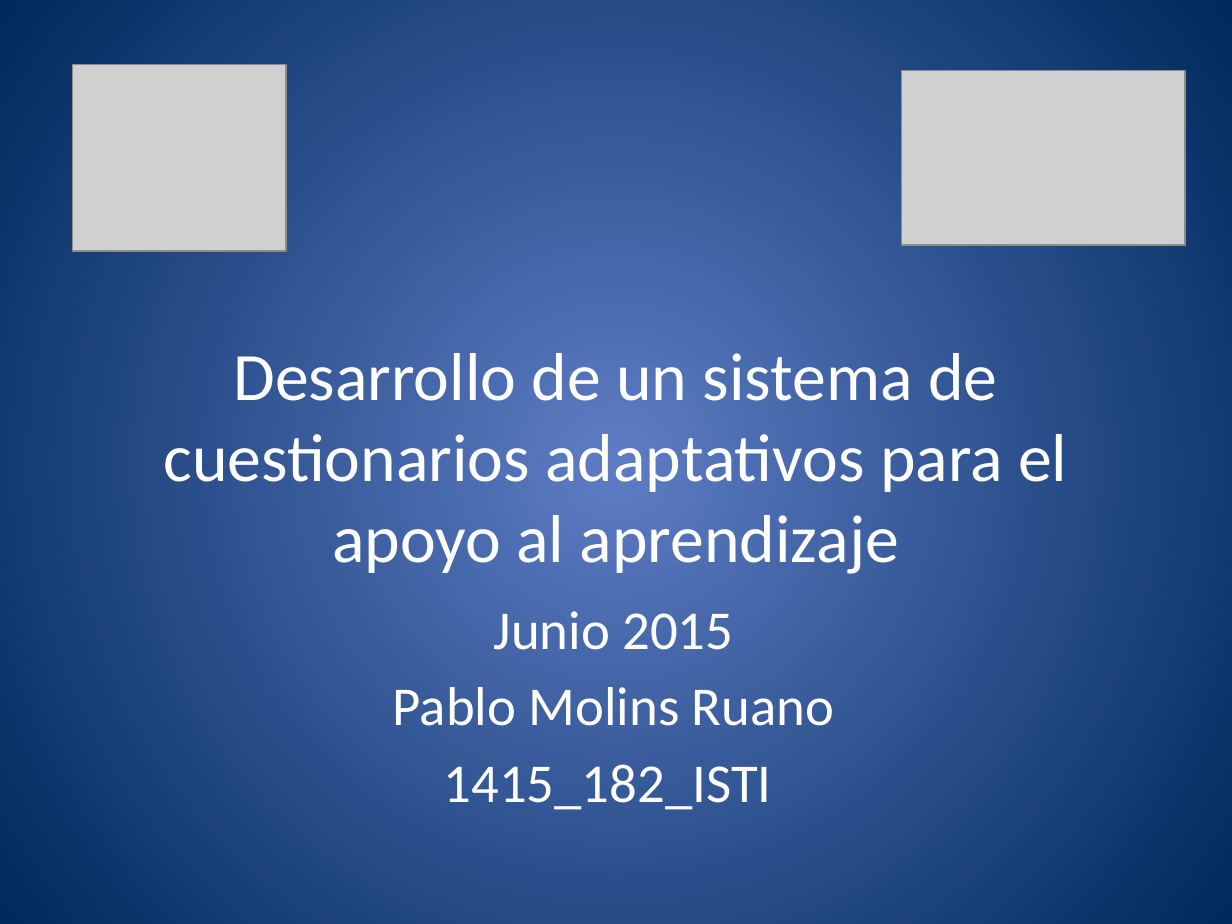
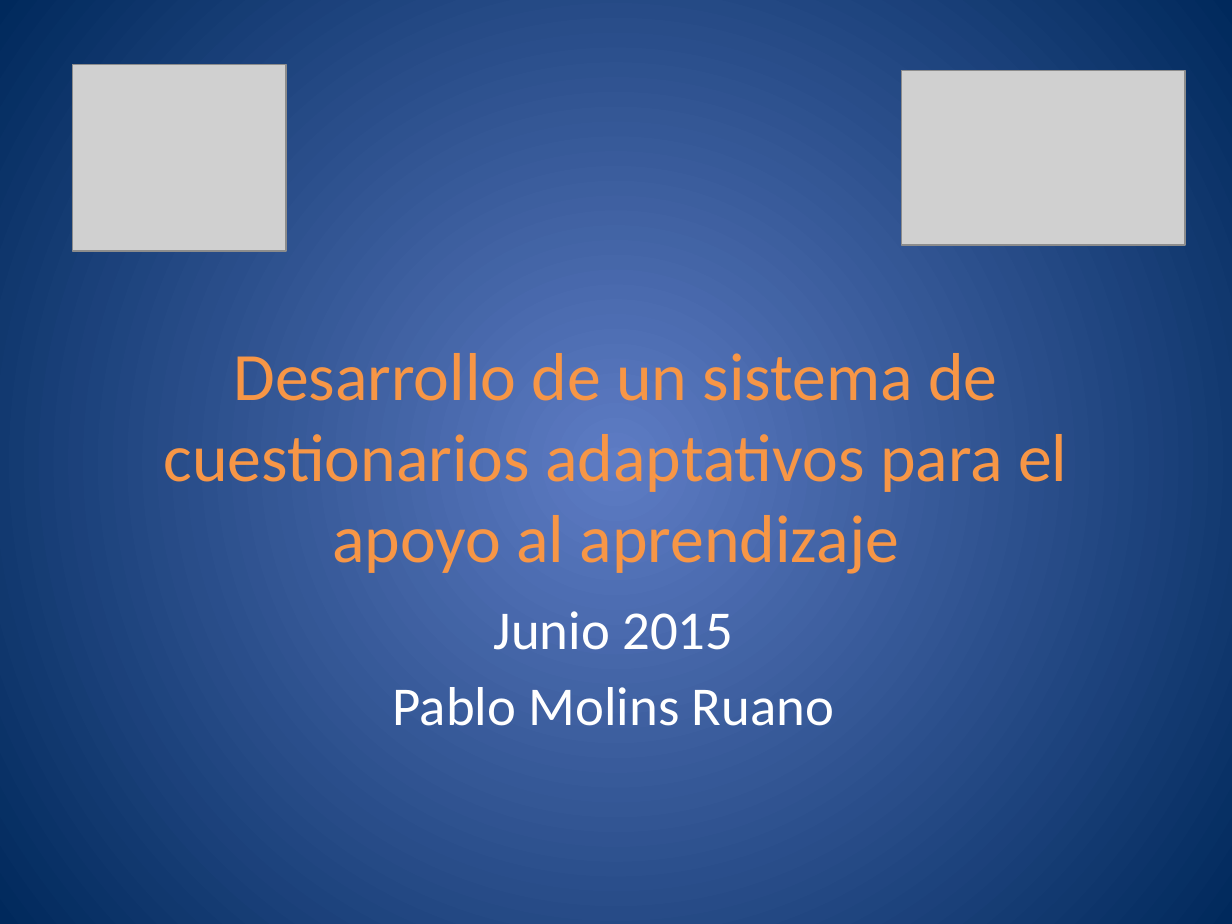
Before and after one commit to molins/TFG, a slide deck: slide 35 of presentacion/TFG.pptx. Drawn at 1232x924 pixels with LibreOffice and Linux fonts; fonts in the diff are those of the drawing; grey boxes stand for pictures. Boxes give left, top, right and bottom in pixels: in the first picture for what was removed or moved away, otherwise in the second. Text is boxed around its words. In the diff, an @@ line names an element or a change of style, - is before the commit and + after.

```diff
--- a/presentacion/TFG.pptx
+++ b/presentacion/TFG.pptx
@@ title "Desarrollo de un sistema de ..." at [164, 353, 1067, 574]: text colour #FFFFFF to #F79646 @@
@@ subtitle at [444, 764, 772, 810]: paragraph removed @@
-1415_182_ISTI
```
Also in this commit, not shown: 33 other slides changed, 3 slides added, 1 slide removed, 4 other files.
